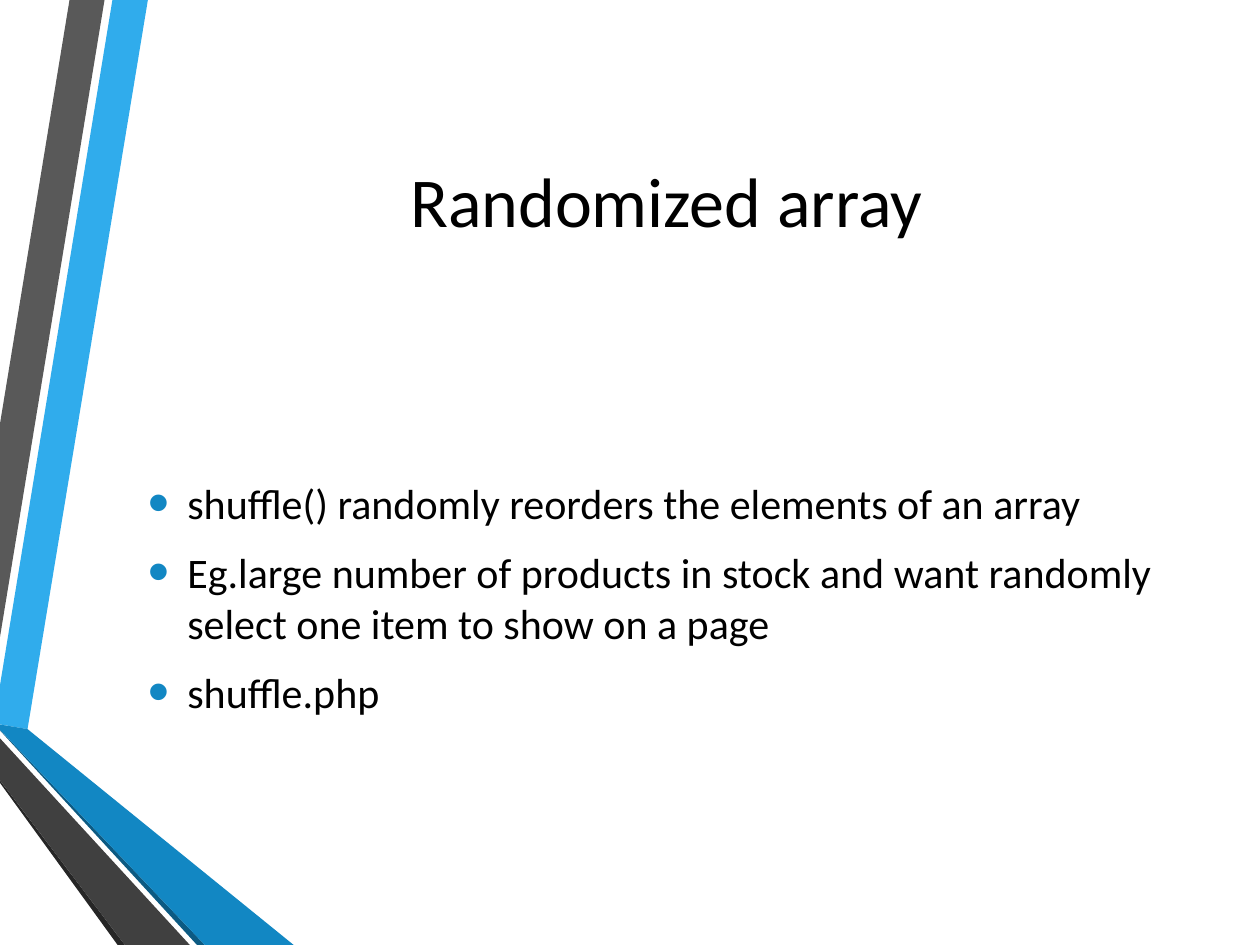
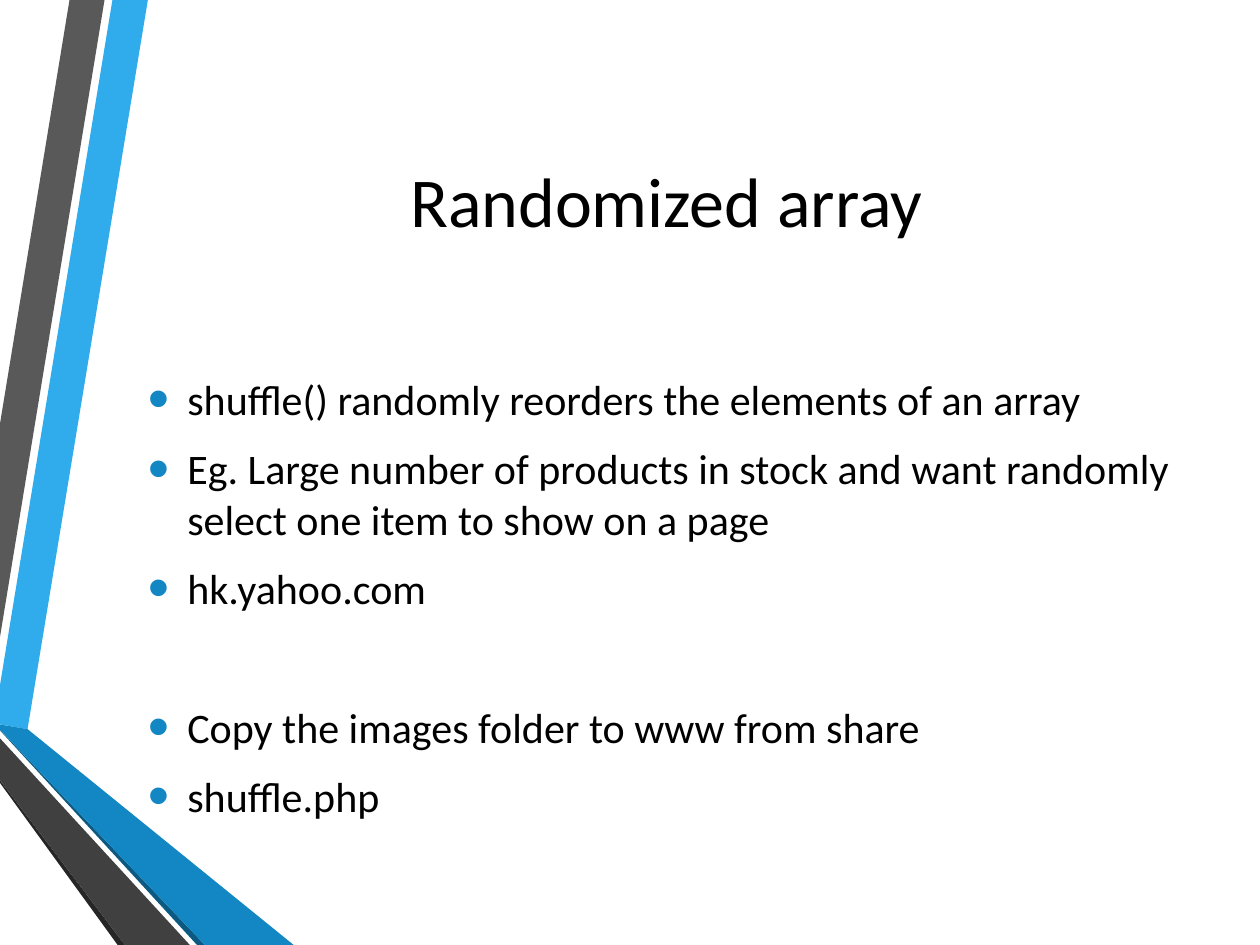
Before and after one commit to hatted/fevaworks-php, a slide deck: slide 7 of php-fw6/lesson6.pptx. Drawn at 1260x945 pixels with LibreOffice and Linux fonts; fonts in the diff are those of the drawing; background and template pictures are left out. Boxes give left, top, right and bottom in pixels: in the first picture for what was removed or moved away, otherwise in the second. Text is boxed around its words. In the diff, an @@ line names an element or a change of style, - is before the commit and + after.

```diff
--- a/php-fw6/lesson6.pptx
+++ b/php-fw6/lesson6.pptx
@@ text at (187, 454, 1168, 751): text changed @@
-• Eg.large number of products in stock and want randomly select one item to show on a page
+• Eg. Large number of products in stock and want randomly select one item to show on a page
+• hk.yahoo.com
+• Copy the images folder to www from share
```
Also in this commit, not shown: 4 other slides changed, 3 slides added, 55 other files.
